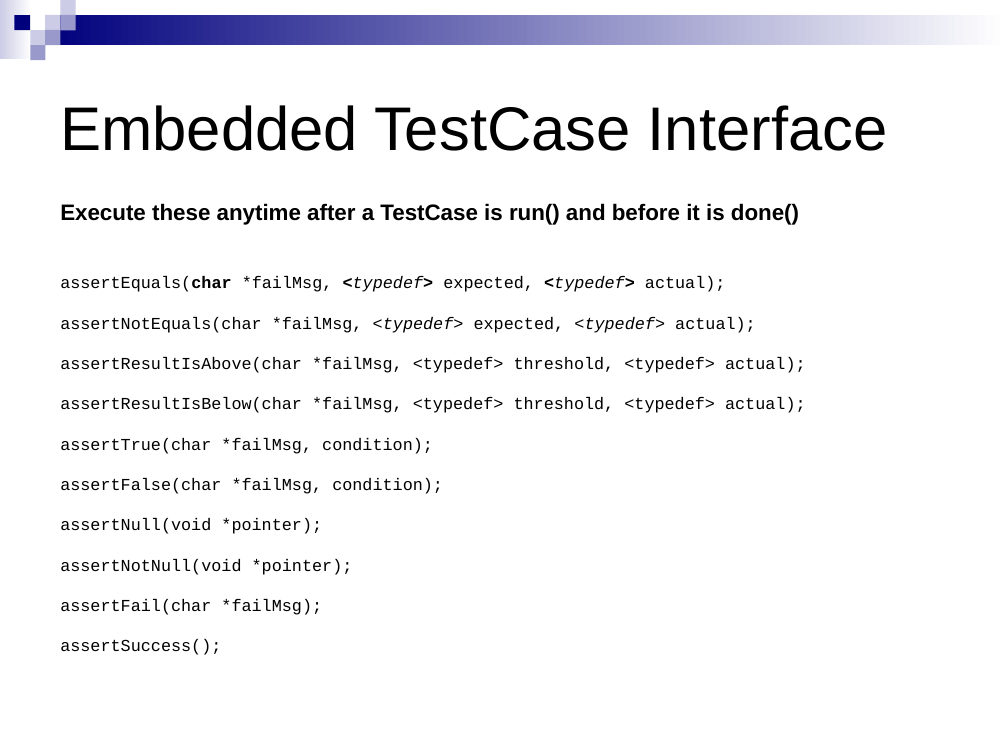
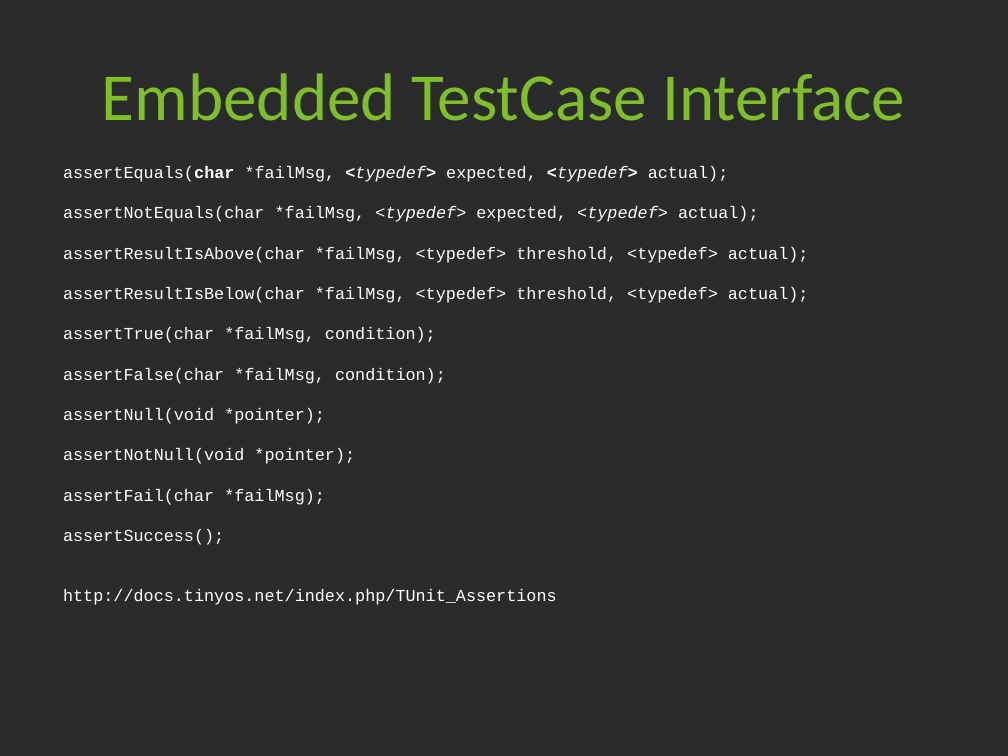
Before and after one commit to tyll/tinyos-2.x-contrib, a slide deck: slide 27 of tunit/docs/TUnit Intro.ppt (slide 25 before the commit). Drawn at 1008x756 pixels with LibreOffice and Linux fonts; fonts in the diff are those of the drawing; background and template pictures are left out; a plain dark background stands for a picture behind light text. Boxes give left, top, right and bottom in pixels: in the first picture for what was removed or moved away, otherwise in the second. Text is boxed around its words. In the diff, an @@ line names an element or a change of style, - is before the commit and + after.

Commit message:
Updated the TUnit presentation, removed some unnecessary files.  Lots of the documentation is on http://docs.tinyos.net/index.php/TUnit

```diff
--- a/tunit/docs/TUnit Intro.ppt
+++ b/tunit/docs/TUnit Intro.ppt
@@ background #FFFFFF to picture (left out) @@
@@ group removed at box(0, 0, 1008, 60): 9 rectangles @@
@@ title "Embedded TestCase Interface": place and size @@
-title "Embedded TestCase Interface" at box(60, 105, 887, 151)
+title "Embedded TestCase Interface" at box(102, 73, 905, 121)
@@ title "Embedded TestCase Interface" at box(102, 73, 905, 121): size 44 to 48 pt, font Arial to Calibri, text colour #000000 to #7EBF2A; alignment left to centre @@
@@ text "assertEquals(char *failMsg, <typedef> expected, <typedef> ...": place and size @@
-text "assertEquals(char *failMsg, <typedef> expected, <typedef> ..." at box(60, 203, 806, 655)
+text "assertEquals(char *failMsg, <typedef> expected, <typedef> ..." at box(63, 166, 809, 605)
@@ text at box(63, 166, 809, 545): text colour #000000 to #FFFFFF in "assertEquals(char *failMsg, <typedef> expected, <typedef> ac ...", "assertNotEquals(char *failMsg, <typedef> expected, <typedef> ...", "assertResultIsAbove(char *failMsg, <typedef> threshold, <typ ...", "assertResultIsBelow(char *failMsg, <typedef> threshold, <typ ..." and 6 more places @@
@@ text at box(60, 203, 799, 225): paragraph removed @@
-Execute these anytime after a TestCase is run() and before it is done()
@@ text at box(63, 589, 557, 605): paragraph added @@
+http://docs.tinyos.net/index.php/TUnit_Assertions
```
Also in this commit, not shown: 34 other slides changed, 4 slides added, 1 slide removed, 3 other files.
